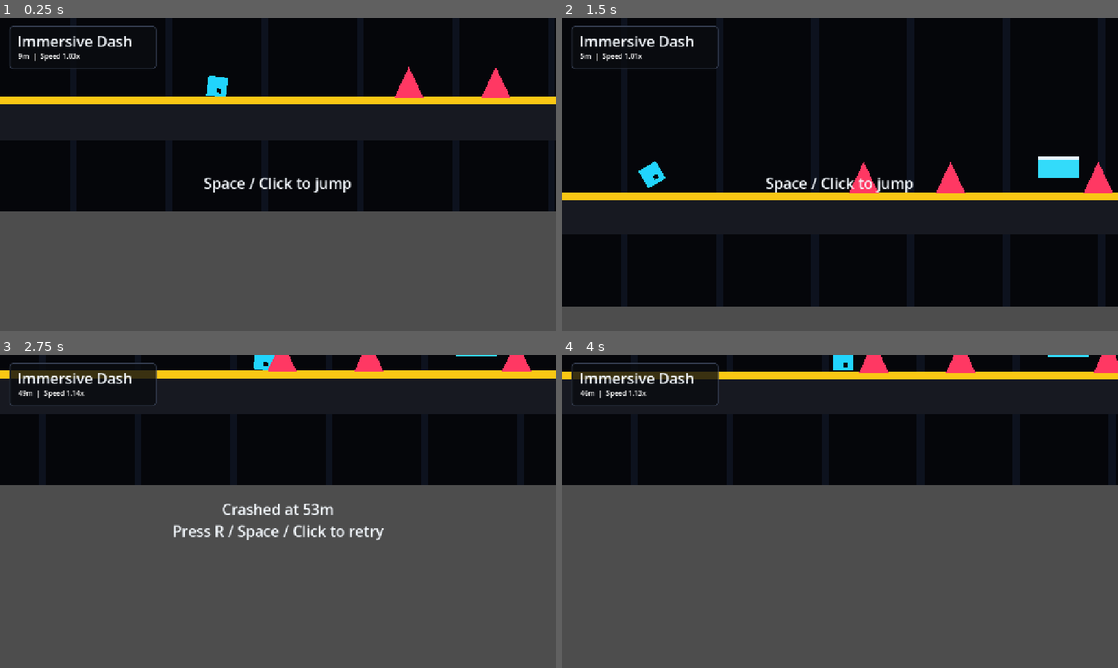
Above: before the commit, frames 1-4 (two rows, left to right).
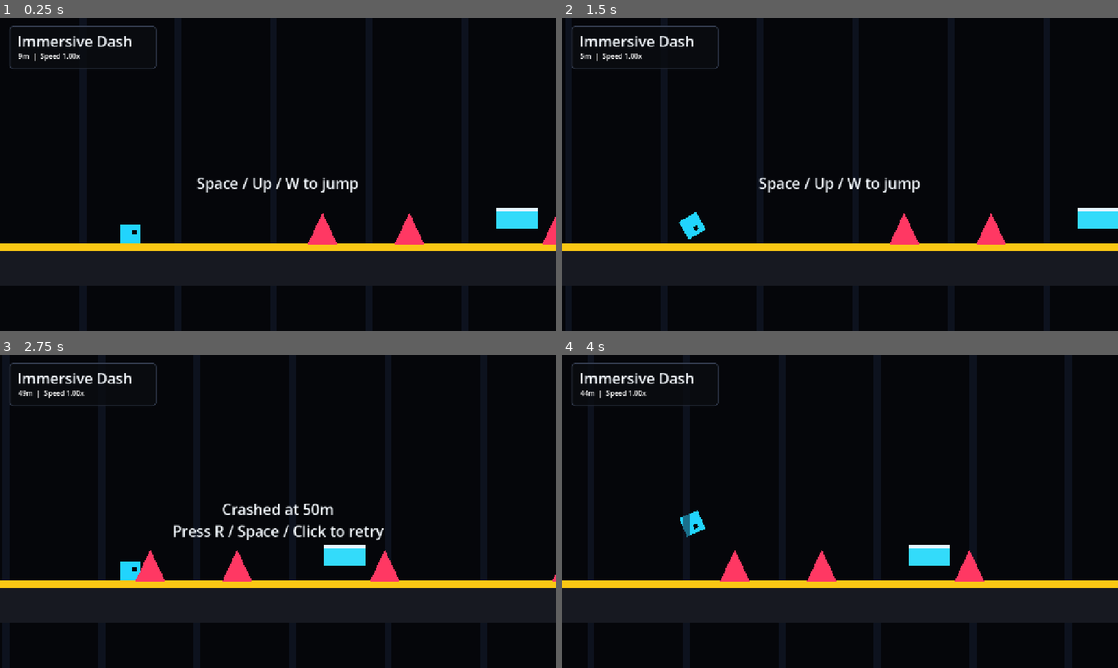
Above: after the commit, the same moments.

Repository: tyg840/immersivegame
Game: Godot game, scene res://scenes/main.tscn
The game is run twice, just before and just after one commit, with the same random seed, the same clock (stepped at 60 frames per second) and the same inputs.
Inputs (mouse positions are in pixels of both pictures, inside the frame that each line leads up to):
- Up to frame 1 (0.25 s): no input
- Up to frame 2 (1.5 s): tap Enter at 0.5 s; move the mouse to (962, 158) at 0.52 s; hold Up from 0.53 s (still down); tap Space at 0.6, 0.77, 1.07 s; click (962, 158) at 0.67 s; move the mouse to (728, 190) at 1.27 s; tap R at 1.35 s; click (728, 190) at 1.42 s
- Up to frame 3 (2.75 s): tap Space at 1.52, 1.55, 1.82, 2.1 s; tap Enter at 2 s; move the mouse to (333, 442) at 2.02 s; release Up at 2.03 s; click (333, 442) at 2.17 s
- Up to frame 4 (4 s): tap R at 2.75, 2.85 s; move the mouse to (812, 574) at 2.77 s; hold Up from 2.78 s (still down); click (812, 574) at 2.92 s; tap Space at 3.02, 3.05, 3.32, 3.6, 3.77 s; tap Enter at 3.5 s; move the mouse to (1006, 558) at 3.52 s; click (1006, 558) at 3.67 s

The runs differ from the first frame. In frame 1, 42% of the frame differs, in the area x 0-100%, y 11-100%; in frame 2, 16%; in frame 3, 61%; in frame 4, 62%, in the area x 0-100%, y 0-100%.

Commit message:
Improve dash gameplay controls

Diff:
--- a/scenes/main.tscn
+++ b/scenes/main.tscn
@@ -50,12 +50,11 @@
 [node name="CollisionShape2D" type="CollisionShape2D" parent="World/Player"]
 shape = SubResource("RectangleShape2D_player")
 
-[node name="Camera2D" type="Camera2D" parent="World/Player"]
-position = Vector2(340, -90)
+[node name="Camera2D" type="Camera2D" parent="World"]
+position = Vector2(520, 360)
 enabled = true
 zoom = Vector2(1, 1)
-position_smoothing_enabled = true
-position_smoothing_speed = 7.0
+position_smoothing_enabled = false
 
 [node name="UI" type="CanvasLayer" parent="."]
 
@@ -94,5 +93,5 @@
 offset_bottom = 90.0
 horizontal_alignment = 1
 vertical_alignment = 1
-text = "Space / Click to jump"
+text = "Space / Up / W to jump"
 label_settings = SubResource("LabelSettings_title")
--- /dev/null
+++ b/scripts/GameConfig.gd
@@ -0,0 +1,16 @@
+extends RefCounted
+
+# Basic gameplay tuning. Edit these values, then re-export the game.
+const RUN_SPEED := 390.0
+const GRAVITY := 2200.0
+const JUMP_FORCE := -760.0
+const ORB_JUMP_FORCE := -860.0
+const MAX_FALL_SPEED := 1200.0
+const COYOTE_TIME := 0.10
+const JUMP_BUFFER_TIME := 0.12
+const FLOOR_ROTATION_LOCK_TIME := 0.08
+const WALL_STUCK_KILL_TIME := 0.12
+const WALL_STUCK_MIN_SPEED := 40.0
+
+const CAMERA_START_X := 520.0
+const CAMERA_Y := 360.0
--- a/scripts/Main.gd
+++ b/scripts/Main.gd
@@ -1,5 +1,6 @@
 extends Node2D
 
+const CONFIG := preload("res://scripts/GameConfig.gd")
 const GROUND_Y := 520.0
 const START_POSITION := Vector2(180, 456)
 const BLOCK_SIZE := Vector2(96, 48)
@@ -7,25 +8,29 @@
 
 @onready var world: Node2D = $World
 @onready var player: CharacterBody2D = $World/Player
+@onready var camera: Camera2D = $World/Camera2D
 @onready var stats_label: Label = $UI/HudPanel/Stats
 @onready var message_label: Label = $UI/Message
 
 var game_over := false
 var best_distance := 0
+var camera_x := CONFIG.CAMERA_START_X
 
 func _ready() -> void:
 	player.crashed.connect(_on_player_crashed)
 	_build_level()
 	_start_run()
 
-func _process(_delta: float) -> void:
+func _process(delta: float) -> void:
 	if game_over:
 		return
 
 	var distance := maxf(0.0, player.global_position.x - START_POSITION.x)
-	player.speed_multiplier = 1.0 + minf(distance / 3600.0, 0.75)
+	player.speed_multiplier = 1.0
+	camera_x += CONFIG.RUN_SPEED * delta
+	camera.global_position = Vector2(camera_x, CONFIG.CAMERA_Y)
 	best_distance = maxi(best_distance, int(distance / 10.0))
-	stats_label.text = "%dm  |  Speed %.2fx" % [int(distance / 10.0), player.speed_multiplier]
+	stats_label.text = "%dm  |  Speed 1.00x" % int(distance / 10.0)
 
 	if player.global_position.y > 820.0:
 		player.die()
@@ -38,23 +43,27 @@
 func _unhandled_input(event: InputEvent) -> void:
 	if event is InputEventKey and event.pressed and not event.echo:
 		if event.keycode == KEY_SPACE or event.keycode == KEY_UP or event.keycode == KEY_W:
+			player.set_jump_held(true)
 			if game_over:
 				_start_run()
 			else:
 				player.try_jump()
 		elif event.keycode == KEY_R:
 			_start_run()
+	elif event is InputEventKey and not event.pressed:
+		if event.keycode == KEY_SPACE or event.keycode == KEY_UP or event.keycode == KEY_W:
+			player.set_jump_held(false)
 	elif event is InputEventMouseButton and event.pressed:
 		if game_over:
 			_start_run()
-		else:
-			player.try_jump()
 
 func _start_run() -> void:
 	game_over = false
 	player.reset_player(START_POSITION)
+	camera_x = CONFIG.CAMERA_START_X
+	camera.global_position = Vector2(camera_x, CONFIG.CAMERA_Y)
 	stats_label.text = "0m  |  Speed 1.00x"
-	message_label.text = "Space / Click to jump"
+	message_label.text = "Space / Up / W to jump"
 	await get_tree().create_timer(1.0).timeout
 	if not game_over:
 		message_label.text = ""
@@ -90,8 +99,8 @@
 	for block_position in block_runs:
 		_create_block(block_position)
 
-	for portal_x in [2400.0, 4950.0]:
-		_create_boost_marker(Vector2(portal_x, GROUND_Y - 120.0))
+	for orb_x in [2400.0, 4950.0]:
+		_create_jump_orb(Vector2(orb_x, GROUND_Y - 120.0))
 
 func _create_background() -> void:
 	var background := ColorRect.new()
@@ -183,11 +192,21 @@
 	visual.color = Color(1.0, 0.22, 0.39)
 	spike.add_child(visual)
 
-func _create_boost_marker(position: Vector2) -> void:
-	var marker := Node2D.new()
-	marker.name = "BoostMarker"
-	marker.position = position
-	world.add_child(marker)
+func _create_jump_orb(position: Vector2) -> void:
+	var orb := Area2D.new()
+	orb.name = "JumpOrb"
+	orb.collision_layer = 8
+	orb.collision_mask = 2
+	orb.position = position
+	orb.body_entered.connect(_on_orb_body_entered.bind(orb))
+	orb.body_exited.connect(_on_orb_body_exited.bind(orb))
+	world.add_child(orb)
+
+	var shape := CollisionShape2D.new()
+	var circle := CircleShape2D.new()
+	circle.radius = 40.0
+	shape.shape = circle
+	orb.add_child(shape)
 
 	var ring := Line2D.new()
 	ring.width = 6.0
@@ -196,13 +215,21 @@
 	for i in range(0, 24):
 		var angle := TAU * float(i) / 24.0
 		ring.add_point(Vector2(cos(angle), sin(angle)) * 38.0)
-	marker.add_child(ring)
+	orb.add_child(ring)
 
 	var label := Label.new()
-	label.text = "x"
+	label.text = "+"
 	label.position = Vector2(-6.0, -14.0)
-	marker.add_child(label)
+	orb.add_child(label)
 
 func _on_hazard_body_entered(body: Node2D) -> void:
 	if body == player:
 		player.die()
+
+func _on_orb_body_entered(body: Node2D, orb: Area2D) -> void:
+	if body == player:
+		player.enter_jump_orb(orb)
+
+func _on_orb_body_exited(body: Node2D, orb: Area2D) -> void:
+	if body == player:
+		player.exit_jump_orb(orb)
--- a/scripts/Player.gd
+++ b/scripts/Player.gd
@@ -2,31 +2,101 @@
 
 signal crashed
 
-const BASE_SPEED := 390.0
-const GRAVITY := 2200.0
-const JUMP_FORCE := -760.0
-const MAX_FALL_SPEED := 1200.0
+const CONFIG := preload("res://scripts/GameConfig.gd")
 
 var speed_multiplier := 1.0
 var alive := true
+var coyote_timer := 0.0
+var jump_buffer_timer := 0.0
+var jump_held := false
+var active_jump_orb: Area2D = null
+var used_jump_orb: Area2D = null
+var floor_rotation_lock_timer := 0.0
+var wall_stuck_timer := 0.0
+var previous_x := 0.0
 
 func _physics_process(delta: float) -> void:
 	if not alive:
 		return
 
-	velocity.x = BASE_SPEED * speed_multiplier
-	velocity.y = minf(velocity.y + GRAVITY * delta, MAX_FALL_SPEED)
+	previous_x = global_position.x
+	velocity.x = CONFIG.RUN_SPEED * speed_multiplier
+	velocity.y = minf(velocity.y + CONFIG.GRAVITY * delta, CONFIG.MAX_FALL_SPEED)
+
+	if is_on_floor():
+		coyote_timer = CONFIG.COYOTE_TIME
+	else:
+		coyote_timer = maxf(coyote_timer - delta, 0.0)
+
+	jump_buffer_timer = maxf(jump_buffer_timer - delta, 0.0)
+	if jump_buffer_timer > 0.0 and coyote_timer > 0.0:
+		_jump()
+	elif jump_held and is_on_floor():
+		_jump()
 
 	move_and_slide()
+	_check_wall_stuck(delta)
 
 	if is_on_floor():
-		rotation = snappedf(rotation, PI / 2.0)
+		floor_rotation_lock_timer = CONFIG.FLOOR_ROTATION_LOCK_TIME
+		rotation = 0.0
+	elif floor_rotation_lock_timer > 0.0:
+		floor_rotation_lock_timer = maxf(floor_rotation_lock_timer - delta, 0.0)
+		rotation = 0.0
 	else:
 		rotation += 7.8 * delta
 
 func try_jump() -> void:
-	if alive and is_on_floor():
-		velocity.y = JUMP_FORCE
+	if not alive:
+		return
+
+	if active_jump_orb != null and active_jump_orb != used_jump_orb:
+		orb_jump(active_jump_orb)
+		return
+
+	jump_buffer_timer = CONFIG.JUMP_BUFFER_TIME
+	if is_on_floor() or coyote_timer > 0.0:
+		_jump()
+
+func set_jump_held(is_held: bool) -> void:
+	jump_held = is_held
+	if is_held:
+		try_jump()
+
+func _jump() -> void:
+	velocity.y = CONFIG.JUMP_FORCE
+	coyote_timer = 0.0
+	jump_buffer_timer = 0.0
+
+func orb_jump(orb: Area2D) -> void:
+	if not alive:
+		return
+
+	velocity.y = CONFIG.ORB_JUMP_FORCE
+	coyote_timer = 0.0
+	jump_buffer_timer = 0.0
+	used_jump_orb = orb
+
+func _check_wall_stuck(delta: float) -> void:
+	var actual_x_speed := (global_position.x - previous_x) / maxf(delta, 0.0001)
+	if is_on_wall() and actual_x_speed < CONFIG.WALL_STUCK_MIN_SPEED:
+		wall_stuck_timer += delta
+	else:
+		wall_stuck_timer = 0.0
+
+	if wall_stuck_timer >= CONFIG.WALL_STUCK_KILL_TIME:
+		die()
+
+func enter_jump_orb(orb: Area2D) -> void:
+	active_jump_orb = orb
+	if jump_held and used_jump_orb != orb:
+		orb_jump(orb)
+
+func exit_jump_orb(orb: Area2D) -> void:
+	if active_jump_orb == orb:
+		active_jump_orb = null
+	if used_jump_orb == orb:
+		used_jump_orb = null
 
 func reset_player(start_position: Vector2) -> void:
 	alive = true
@@ -34,6 +104,14 @@
 	velocity = Vector2.ZERO
 	rotation = 0.0
 	speed_multiplier = 1.0
+	coyote_timer = 0.0
+	jump_buffer_timer = 0.0
+	jump_held = false
+	active_jump_orb = null
+	used_jump_orb = null
+	floor_rotation_lock_timer = 0.0
+	wall_stuck_timer = 0.0
+	previous_x = start_position.x
 
 func die() -> void:
 	if not alive:
Not shown, added: scripts/GameConfig.gd.uid
Not shown, changed: README.md
